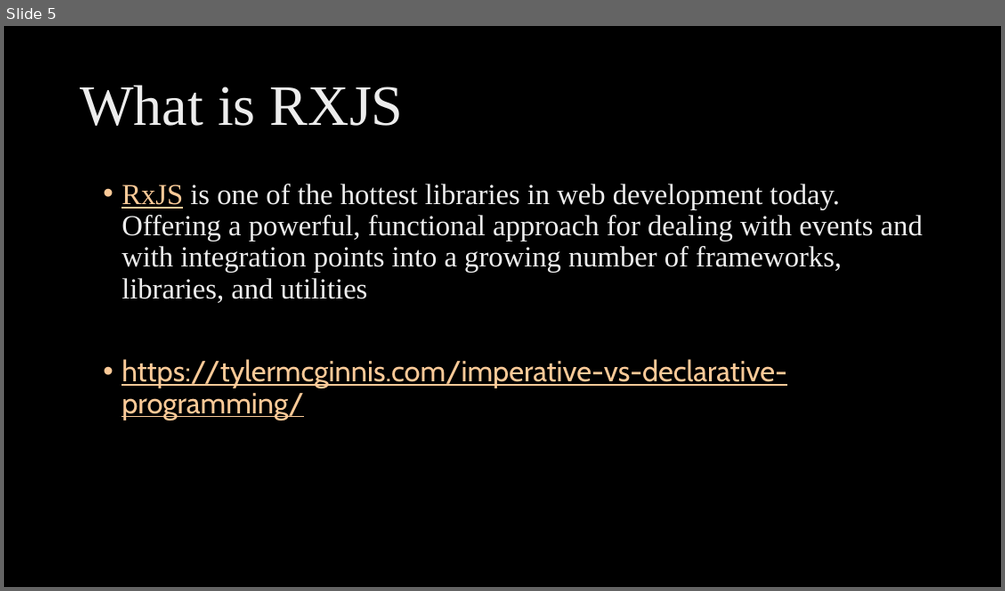
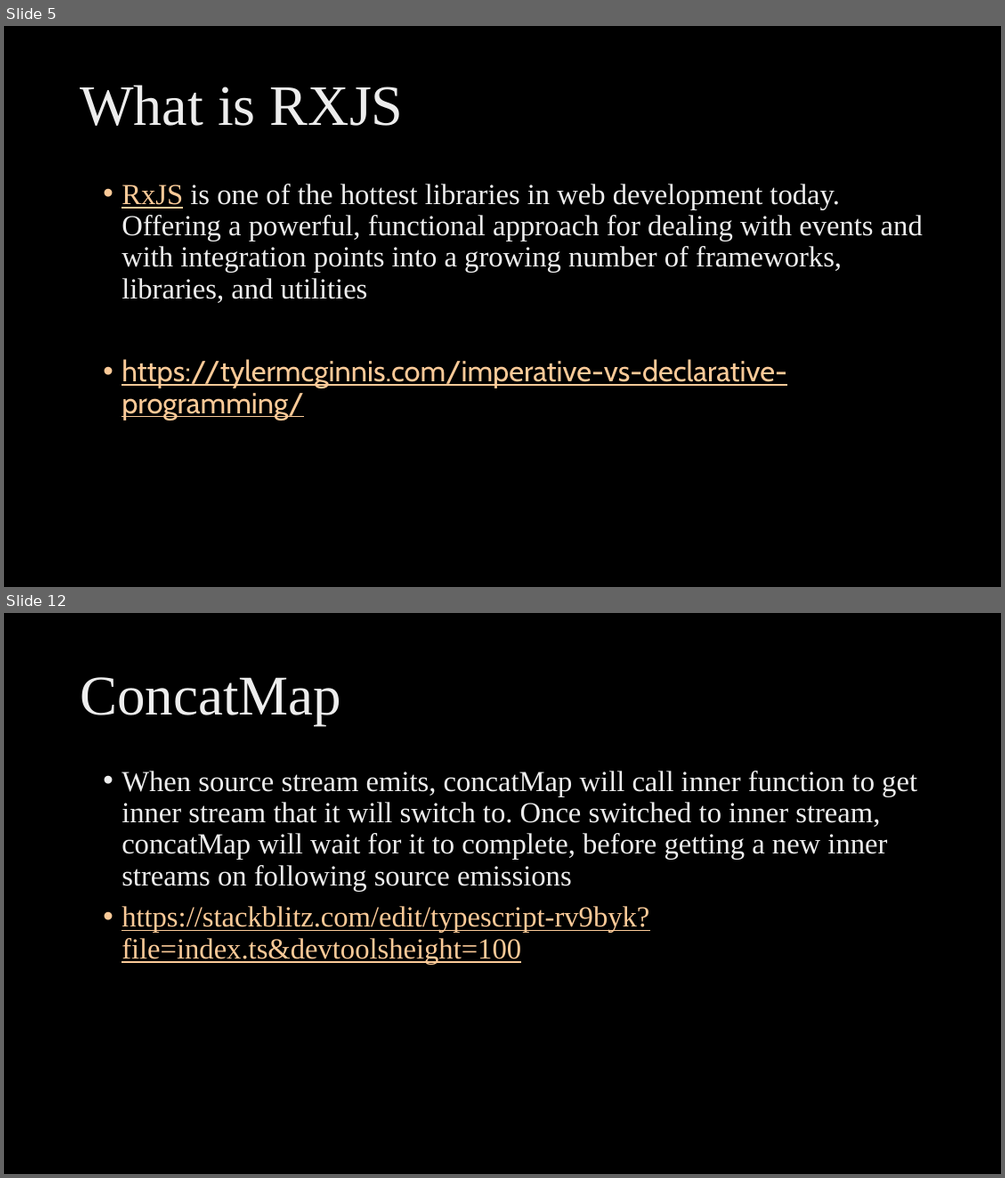
Before and after one commit to ngohungphuc/Presentation, a slide deck: RXJS Make it easy/RXJS Make it easy.pptx. Shown one above the other, each under a label of ours: slide 5 before the commit, slides 5 and 12 after it; the slides between them are not shown. The pictures are 1005x591 and 1005x1178 pixels, drawn with LibreOffice and Linux fonts; fonts in the diff are those of the drawing; background and template pictures are left out. Boxes give left, top, right and bottom in pixels: in the first picture for what was removed or moved away, otherwise in the second. Text is boxed around its words. In the diff, an @@ line names an element or a change of style, - is before the commit and + after.

```diff
--- a/RXJS Make it easy/RXJS Make it easy.pptx
+++ b/RXJS Make it easy/RXJS Make it easy.pptx
@@ slide 12 added at bbox=[4, 613, 1001, 1174], background picture (left out) @@
@@ title added at bbox=[80, 677, 341, 726], 54 pt, text gradient #BFBFBF to #EDEDED to #FFFFFF @@
+ConcatMap
@@ text added at bbox=[121, 771, 917, 964], 28 pt, text gradient #BFBFBF to #EDEDED to #FFFFFF @@
+• When source stream emits, concatMap will call inner function to get inner stream that it will switch to. Once switched to inner stream, concatMap will wait for it to complete, before getting a new inner streams on following source emissions
+• https://stackblitz.com/edit/typescript-rv9byk?file=index.ts&devtoolsheight=100
```
Also in this commit, not shown: 11 slides changed, 3 other slides added.
